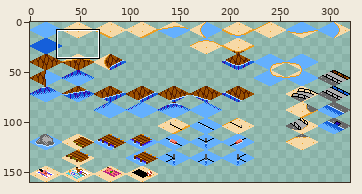
Pixel-art file, stored at art/tiles.ase. The first picture is a wide view before the edit; the outline marks the close-up.
Close-up. Old version:
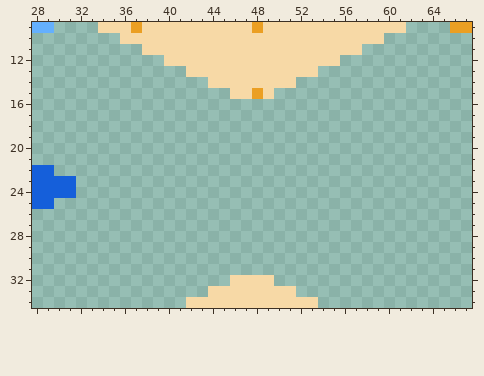
320x160 pixels, 1 frame. Shown: x 28..67, y 9..34.
And afterwards:
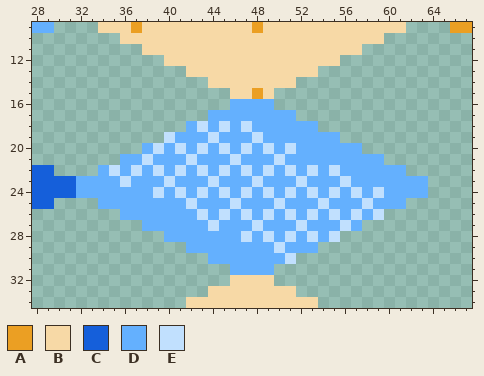
Palette (. is transparent): A #eb9f23  B #f7d9a6  C #155fda  D #64b0fe  E #c1e0fe
Edits made:
The edit adds colour D in row 16 at x 46 to 49; in row 17 at x 44 to 51; in row 18 at x 42, 44, 46 and 48 to 53; in row 19 at x 41 to 43, 45 to 47 and 49 to 55; in row 20 at x 38, 40, 42, 44, 46, 48, 50 and 52 to 57; in row 21 at x 36 to 37, 39 to 41, 43 to 45, 47 to 49 and 51 to 59.
The edit adds colour D in row 22 at x 34, 36, 38, 40, 42, 44, 46, 48, 50, 52, 54 and 56 to 61; in row 23 at x 32 to 35, 37 to 39, 41 to 43, 45 to 47, 49 to 51, 53 to 55 and 57 to 63; in row 24 at x 32 to 38, 40, 42, 44, 46, 48, 50, 52, 54, 56, 58 and 60 to 63; in row 25 at x 34 to 41, 43 to 45, 47 to 49, 51 to 53, 55 to 57 and 59 to 61; in row 26 at x 36 to 42, 44, 46, 48, 50, 52, 54, 56 and 58; in row 27 at x 38 to 43, 45 to 47, 49 to 51, 53 to 55 and 57.
The edit adds colour D in row 28 at x 40 to 46, 48, 50, 52 and 54; in row 29 at x 42 to 49 and 51 to 53; in row 30 at x 44 to 50; in row 31 at x 46 to 49.
The edit adds colour E in row 18 at x 43, 45 and 47; in row 19 at x 40, 44 and 48; in row 20 at x 39, 41, 43, 45, 47, 49 and 51; in row 21 at x 38, 42, 46 and 50; in row 22 at x 35, 37, 39, 41, 43, 45, 47, 49, 51, 53 and 55; in row 23 at x 36, 40, 44, 48, 52 and 56.
The edit adds colour E in row 24 at x 39, 41, 43, 45, 47, 49, 51, 53, 55, 57 and 59; in row 25 at x 42, 46, 50, 54 and 58; in row 26 at x 43, 45, 47, 49, 51, 53, 55, 57 and 59; in row 27 at x 44, 48, 52 and 56; in row 28 at x 47, 49, 51, 53 and 55; in row 29 at x 50.
The edit adds colour E in row 30 at x 51.
